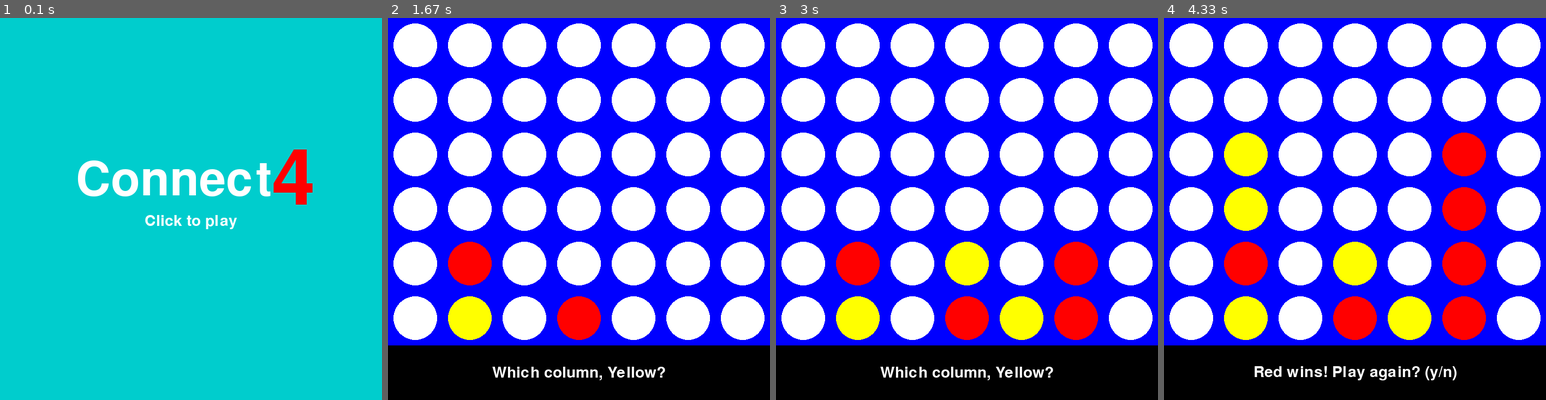
Above: before the commit, frames 1-4 (left to right).
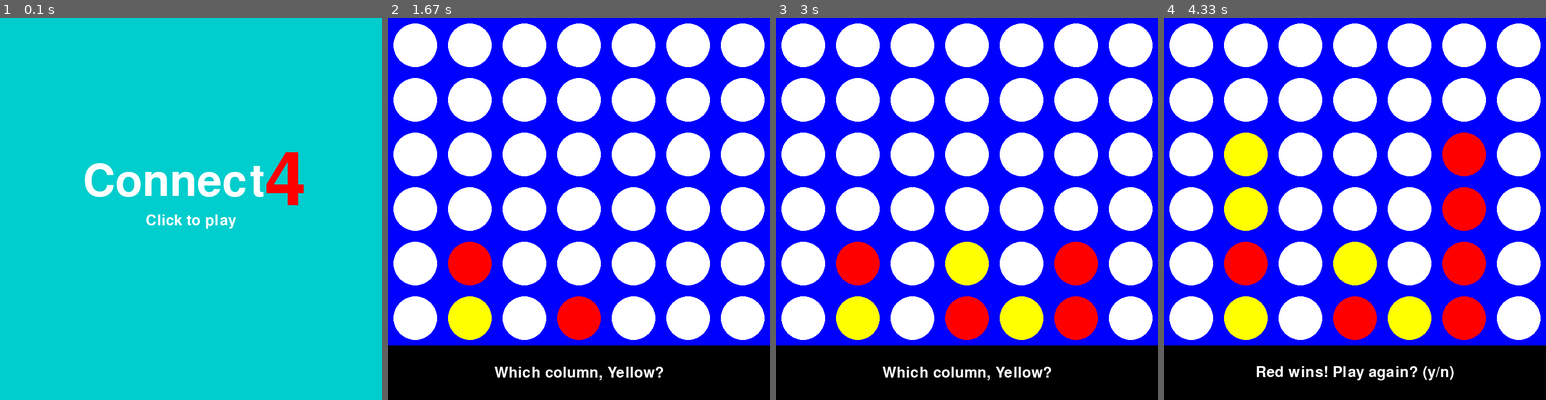
Above: after the commit, the same moments.

Repository: joncoop/connect-four-python
Game: pygame game, started from game2.py
The game is run twice, just before and just after one commit, with the same random seed, the same clock (stepped at 60 frames per second) and the same inputs.
Inputs (mouse positions are in pixels of both pictures, inside the frame that each line leads up to):
- Up to frame 1 (0.1 s): no input
- Up to frame 2 (1.67 s): click (579, 209) at 0.38 s; click (582, 235) at 0.72 s; click (460, 296) at 1.05 s; click (479, 67) at 1.38 s
- Up to frame 3 (3 s): click (947, 308) at 1.72 s; click (1066, 270) at 2.05 s; click (1043, 178) at 2.38 s; click (1085, 201) at 2.72 s
- Up to frame 4 (4.33 s): click (1236, 159) at 3.05 s; click (1442, 113) at 3.38 s; click (1244, 186) at 3.72 s; click (1458, 251) at 4.05 s

The runs differ from the first frame. In frame 1, 2.9% of the frame differs, in the area x 20-82%, y 34-56%; in frame 2, 0.5%; in frame 3, 0.5%; in frame 4, 0.8%.

Commit message:
Bug fixes, clearer diagonal getting

Diff:
--- a/functions.py
+++ b/functions.py
@@ -27,6 +27,9 @@
 
 
 def drop_disc(board, column, disc):
+    if not column_available(board, column):
+        return -1
+
     row = len(board) - 1
 
     while not location_empty(board, row, column):
@@ -57,37 +60,46 @@
 
 
 def get_left_diagonal(board, row, column):
-    distance_to_edge = min(row, column)
-    row -= distance_to_edge
-    column -= distance_to_edge
+    distance_to_top = row
+    distance_to_left_edge = column
+    offset_to_top_left = min(distance_to_top, distance_to_left_edge)
+
+    current_row = row - offset_to_top_left
+    current_column = column - offset_to_top_left
 
     diagonal = []
 
-    while row < len(board) and column < len(board[0]):
-        diagonal.append(board[row][column])
-        row += 1
-        column += 1
+    while current_row < len(board) and current_column < len(board[0]):
+        diagonal.append(board[current_row][current_column])
+        current_row += 1
+        current_column += 1
 
     return diagonal
 
 
 def get_right_diagonal(board, row, column):
-    distance_to_edge = min(row, len(board[0]) - column - 1)
-    row -= distance_to_edge
-    column += distance_to_edge
+    distance_to_top = row
+    distance_to_right_edge = len(board[0]) - column - 1
+    offset_to_top_right = min(distance_to_top, distance_to_right_edge)
+
+    current_row = row - offset_to_top_right
+    current_column = column + offset_to_top_right
 
     diagonal = []
 
-    while row < len(board) and column >= 0:
-        diagonal.append(board[row][column])
-        row += 1
-        column -= 1
+    while current_row < len(board) and current_column >= 0:
+        diagonal.append(board[current_row][current_column])
+        current_row += 1
+        current_column -= 1
 
     return diagonal
 
 
 def check_win(board, row, column, streak_length=4):
     disc = board[row][column]
+
+    if disc == EMPTY:
+        return False
 
     horizontal = get_row(board, row)
     vertical = get_column(board, column)
--- a/game2.py
+++ b/game2.py
@@ -37,9 +37,9 @@
     TEXT_COLOR = pygame.Color('white')
 
     # Fonts
-    FONT_FAMILY_SMALL, FONT_SIZE_SMALL = None, 42
-    FONT_FAMILY_MEDIUM, FONT_SIZE_MEDIUM = None, 128
-    FONT_FAMILY_LARGE, FONT_SIZE_LARGE = None, 208
+    FONT_FAMILY_SMALL, FONT_SIZE_SMALL = None, 40
+    FONT_FAMILY_MEDIUM, FONT_SIZE_MEDIUM = None, 120
+    FONT_FAMILY_LARGE, FONT_SIZE_LARGE = None, 200
 
     # Scenes
     START = 0
--- a/tests.py
+++ b/tests.py
@@ -56,6 +56,7 @@
     print('Drop disc')
     print(functions.drop_disc(board, 0, 2))
     print(functions.drop_disc(board, 5, 2))
+    print(functions.drop_disc(board, 1, 1))
     print_2d_array(board)
     print()
 
@@ -106,14 +107,15 @@
     print(functions.check_win(board, 3, 3))
     print(functions.check_win(board, 3, 2))
     print(functions.check_win(board, 3, 1))
-    print(functions.check_win(board, 4, 5)) # weird, but won't be a problem
+    print(functions.check_win(board, 4, 5)) # weird, but easy to fix
     print()
 
     print('Check board full')
     full = [[1, 1, 2], [1, 1, 2], [2, 1, 2]]
-    not_full = [[1, functions.EMPTY, functions.EMPTY], [1, 1, functions.EMPTY], [2, 1, 2]]
+    not_full = [[1, functions.EMPTY, functions.EMPTY], [1, 1, 2], [2, 1, 2]]
     print(functions.board_full(full))
     print(functions.board_full(not_full))
 
+
 if __name__ == '__main__':
     do_tests()
